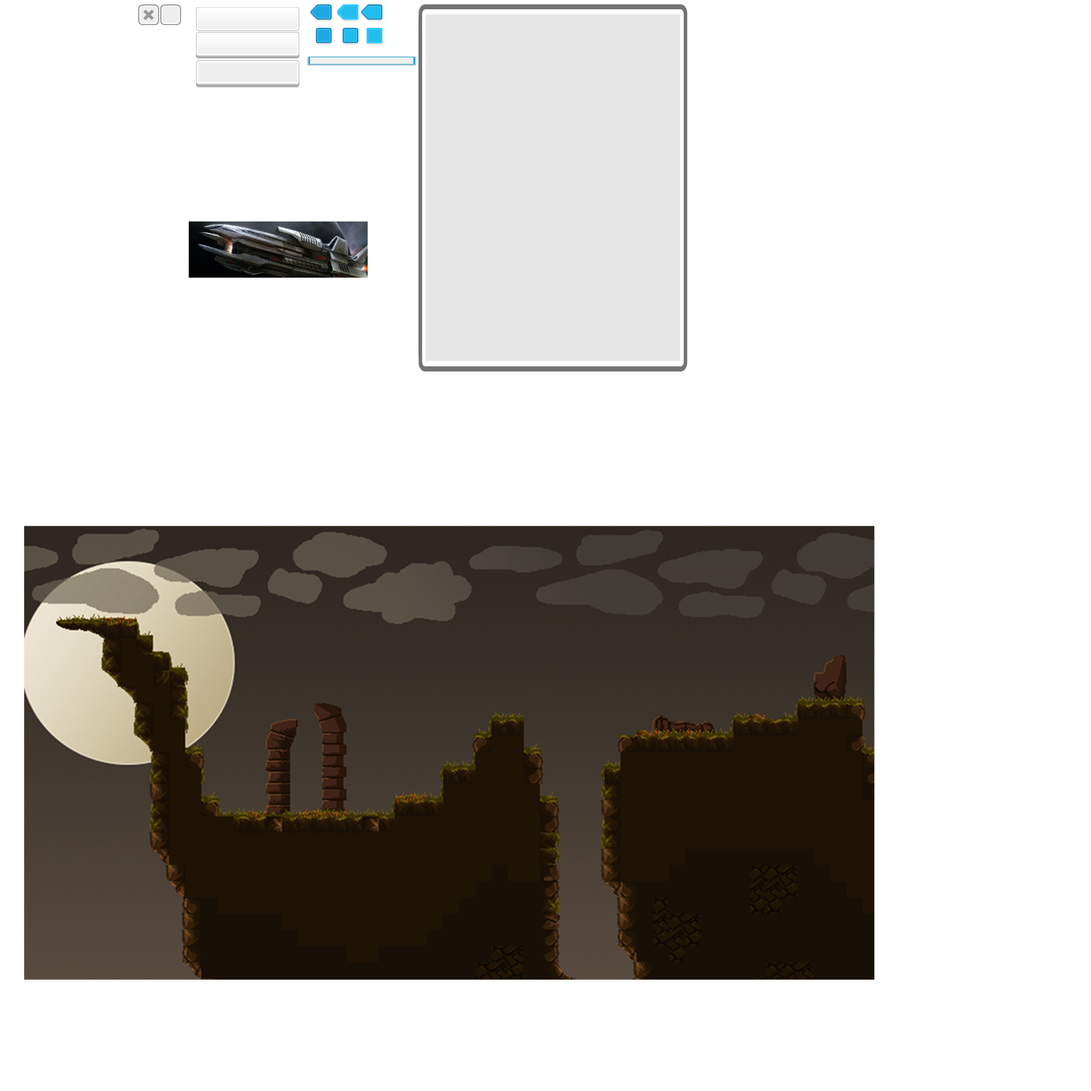
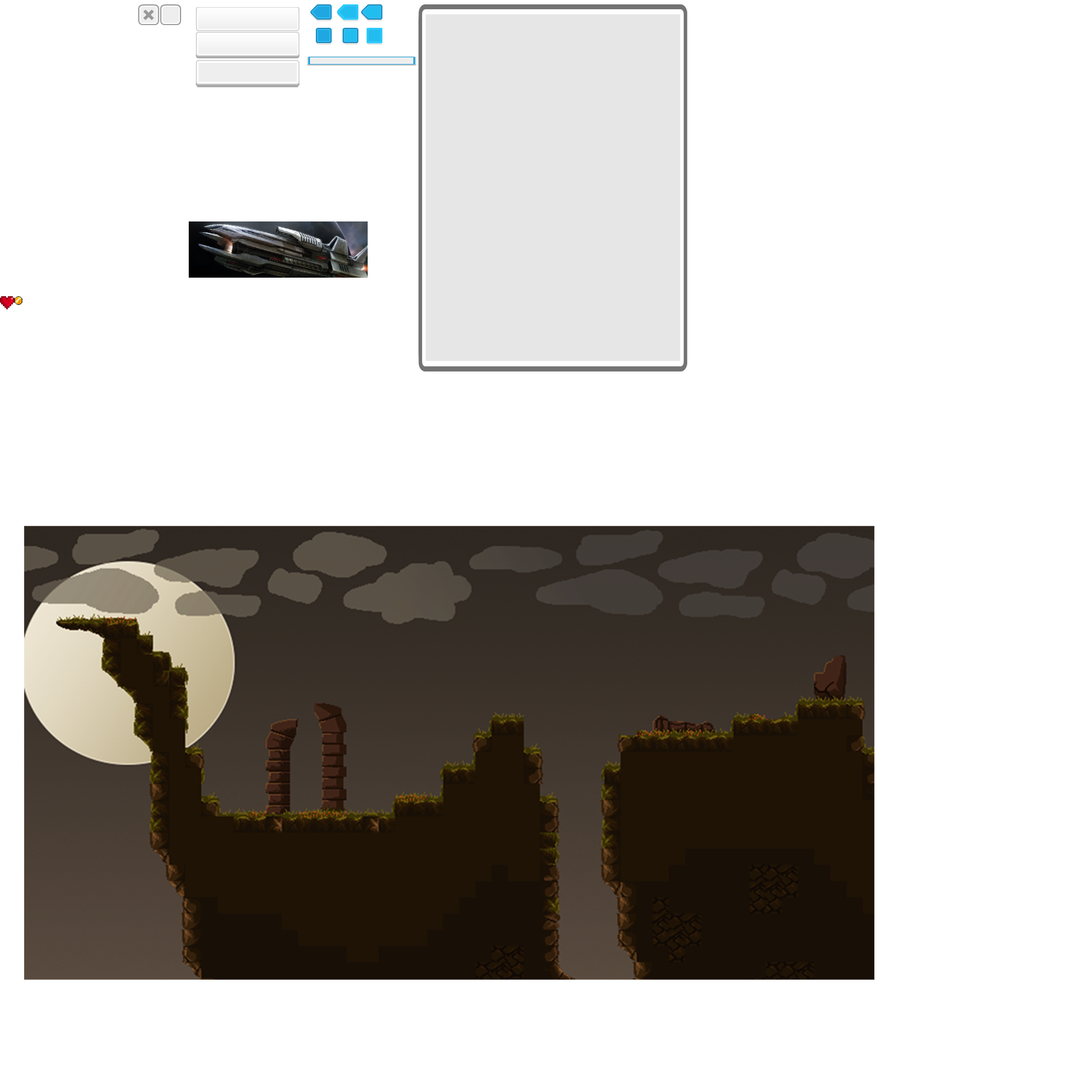
Layered file, before and after one edit (1091x1091). Changes by layer:
added layer "Capa 4" above "Capa 3" over (x1=14, y1=296, x2=23, y2=306)
added layer "Capa 3" above "Capa 2" over (x1=0, y1=296, x2=15, y2=310)
